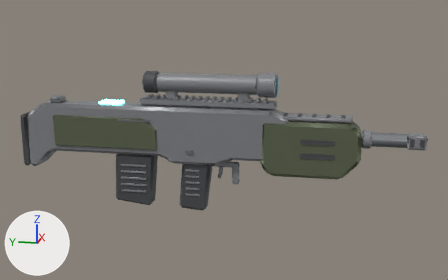
One commit to the FBX model Art/Export/Weapons/SM_SB_BattleRifle.fbx: the scene before it, then after it.
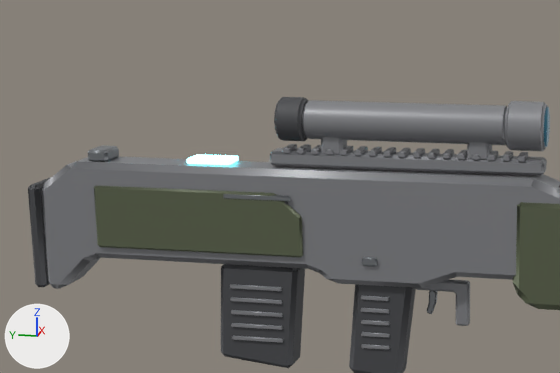
Each version appears first whole from a 50 mm camera at (-1.297, -0.315, 0.333) aimed at (0.003, -0.055, 0.008), and next in a close-up on the part from 1% to 63% of the width and 8% to 74% of the height. The axes (+X, +Y, +Z) are drawn at lower left. The lights are the same throughout. The first two pictures are the older version. Vertices at exactly the same position are counted once.

In view in the first close-up: 'SM_SB_BattleRifle'.
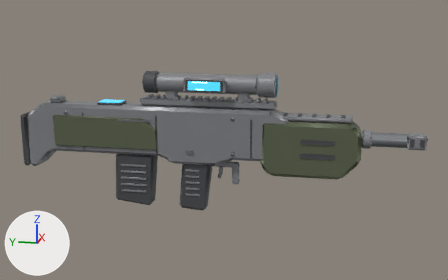
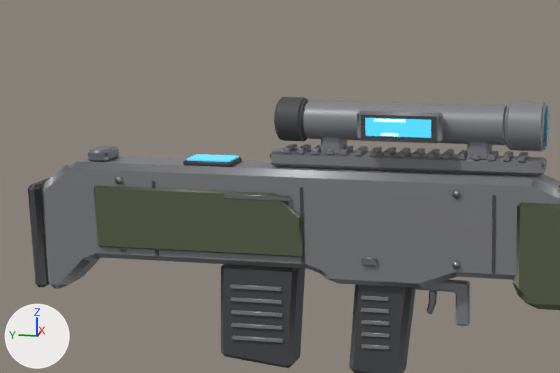
Changed parts and their boxes (x1, y1, x2, y2) in the close-ups (560 x 373 px; the box of a moved part takes in the faces that stretch with it):
part 1 of me_sm_sb_battlerifle, moved or reshaped
    before: (186, 154, 239, 165)
    after: (183, 157, 242, 167)
part 2 of me_sm_sb_battlerifle, added
    after: (186, 154, 239, 162)
part 3 of me_sm_sb_battlerifle, added
    after: (361, 114, 436, 141)
part 4 of me_sm_sb_battlerifle, added (cyan)
    after: (365, 118, 431, 138)
part 5 of me_sm_sb_battlerifle, added
    after: (374, 119, 405, 122)
part 6 of me_sm_sb_battlerifle, added
    after: (381, 133, 398, 136)
part 7 of me_sm_sb_battlerifle, added
    after: (151, 181, 159, 256)
part 8 of me_sm_sb_battlerifle, added
    after: (300, 187, 305, 264)
part 9 of me_sm_sb_battlerifle, added
    after: (492, 195, 496, 274)
part 10 of me_sm_sb_battlerifle, added
    after: (115, 177, 123, 184)
part 11 of me_sm_sb_battlerifle, added
    after: (452, 190, 461, 198)
part 12 of me_sm_sb_battlerifle, added
    after: (452, 261, 460, 269)
part 13 of me_sm_sb_battlerifle, added
    after: (357, 110, 443, 143)

Edits to the bpy script that builds the scene:
```text
Add mat_m_display:
    mat_m_display = principled_material('M_Display')
    mat_m_display.base_color = (0.04, 0.32, 0.48)  # cyan #3899b8
    mat_m_display.roughness = 0.15
    mat_m_display.emission_color = (0.04, 0.32, 0.48)  # cyan #3899b8
    mat_m_display.emission_strength = 1.6
Change me_sm_sb_battlerifle:
    used by ob_sm_sb_battlerifle; location = (0.0, 0.0, 0.0); rotation_euler = (0.0, -3.142, 0.0), in degrees (0, -180, 0); scale = (-0.01, -0.01, -0.01)
    remove me_sm_sb_battlerifle.from_pydata(...)  # 1794 vertices, 1811 faces; spans x -3.2..3.2, y -41.3..48.0, z -15.5..15.8
    add me_sm_sb_battlerifle.from_pydata(...)  # 1946 vertices, 1937 faces; spans x -3.7..3.2, y -41.3..48.0, z -15.5..15.8
    me_sm_sb_battlerifle part 1: the loose piece of 24 vertices spanning x -1.5..1.5, y -22.5..-17.5, z 8.1..8.7 is scaled about its middle by (1.19, 1.11, 0.676), then moved by (0.0, 0.0, -0.1), in mat_m_polymer (dark grey #45464a)
    me_sm_sb_battlerifle part 2: the loose piece of 24 vertices spanning x -1.5..1.5, y -22.5..-17.5, z 8.1..8.7 is copied, and the copy is scaled about its middle by (1.02, 1.01, 0.5), then moved by (0.0, 0.0, 0.2), in mat_m_display (cyan #3899b8, glowing cyan #3899b8); it spans x -1.5..1.5, y -22.5..-17.5, z 8.4..8.7
    me_sm_sb_battlerifle part 3: a new loose piece, a box spanning x -3.65..-3.45, y -2.0..6.0, z 11.94..14.46, in mat_m_polymer (dark grey #45464a)
    me_sm_sb_battlerifle part 4: a new loose piece, a box spanning x -3.685..-3.635, y -1.5..5.5, z 12.255..14.145, in mat_m_display (cyan #3899b8, glowing cyan #3899b8)
    me_sm_sb_battlerifle part 5: a new loose piece, a box spanning x -3.72..-3.68, y -0.55..2.75, z 13.81..14.06, in mat_m_glowcyan (cyan #6cedff, glowing cyan #6cedff)
    me_sm_sb_battlerifle part 6: a new loose piece, a box spanning x -3.72..-3.68, y 0.2..2.0, z 12.34..12.59, in mat_m_glowcyan (cyan #6cedff, glowing cyan #6cedff)
    me_sm_sb_battlerifle part 7: a new loose piece, a box spanning x -2.69..-2.54, y -26.17..-25.83, z -2.25..6.25, in mat_m_polymer (dark grey #45464a)
    me_sm_sb_battlerifle part 8: a new loose piece, a box spanning x -2.69..-2.54, y -9.18..-8.82, z -2.25..6.25, in mat_m_polymer (dark grey #45464a)
    me_sm_sb_battlerifle part 9: a new loose piece, a box spanning x -2.69..-2.54, y 11.82..12.18, z -2.25..6.25, in mat_m_polymer (dark grey #45464a)
    me_sm_sb_battlerifle part 10: a new loose piece, a 6-sided cylinder along x spanning x -2.85..-2.55, y -30.45..-29.55, z 5.81..6.59, in mat_m_steel (grey #999ea2)
    me_sm_sb_battlerifle part 11: a new loose piece, a 6-sided cylinder along x spanning x -2.85..-2.55, y 7.55..8.45, z 5.81..6.59, in mat_m_steel (grey #999ea2)
    me_sm_sb_battlerifle part 12: a new loose piece, a 6-sided cylinder along x spanning x -2.85..-2.55, y 7.55..8.45, z -1.89..-1.11, in mat_m_steel (grey #999ea2)
    me_sm_sb_battlerifle part 13: a new loose piece of 24 vertices spanning x -3.5..-2.1, y -2.5..6.5, z 11.6..14.8, in mat_m_weaponmetal (grey #86888b)
    other edits to the shape of me_sm_sb_battlerifle do not show in these pictures
    add me_sm_sb_battlerifle.materials.append(mat_m_display)  # cyan #3899b8, glowing cyan #3899b8
```
